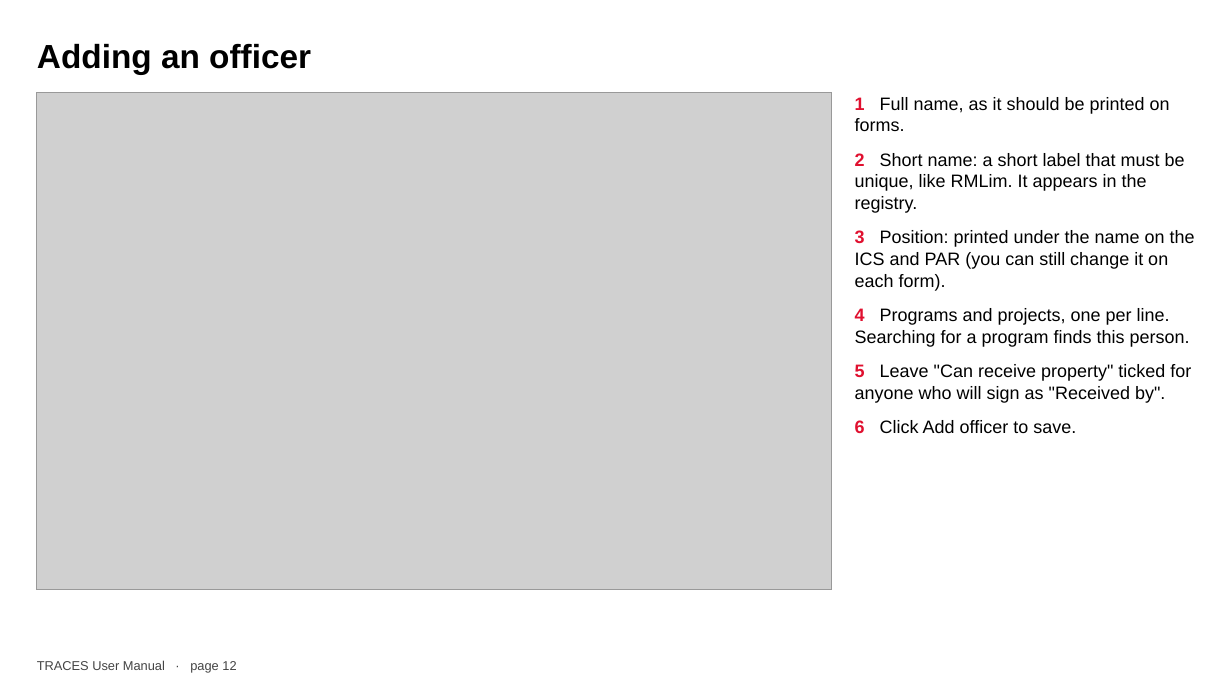
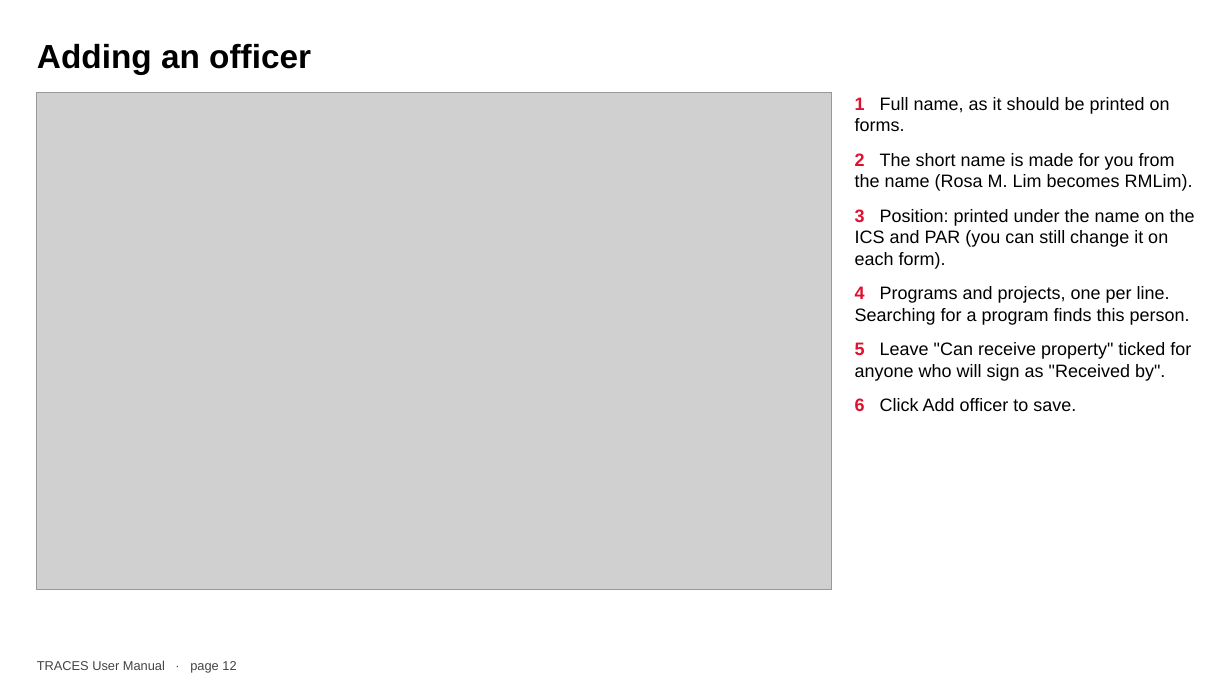
Before and after one commit to joww-seph/traces, a slide deck: slide 12 of docs/TRACES-User-Manual.pptx. Drawn at 1232x693 pixels with LibreOffice and Linux fonts; fonts in the diff are those of the drawing; grey boxes stand for pictures. Boxes give left, top, right and bottom in pixels: in the first picture for what was removed or moved away, otherwise in the second. Text is boxed around its words. In the diff, an @@ line names an element or a change of style, - is before the commit and + after.

```diff
--- a/docs/TRACES-User-Manual.pptx
+++ b/docs/TRACES-User-Manual.pptx
@@ text at bbox=[855, 153, 1193, 191]: text changed @@
-2 Short name: a short label that must be unique, like RMLim. It appears in the registry.
+2 The short name is made for you from the name (Rosa M. Lim becomes RMLim).
```
Also in this commit, not shown: 1 other slide changed, 3 other files.
